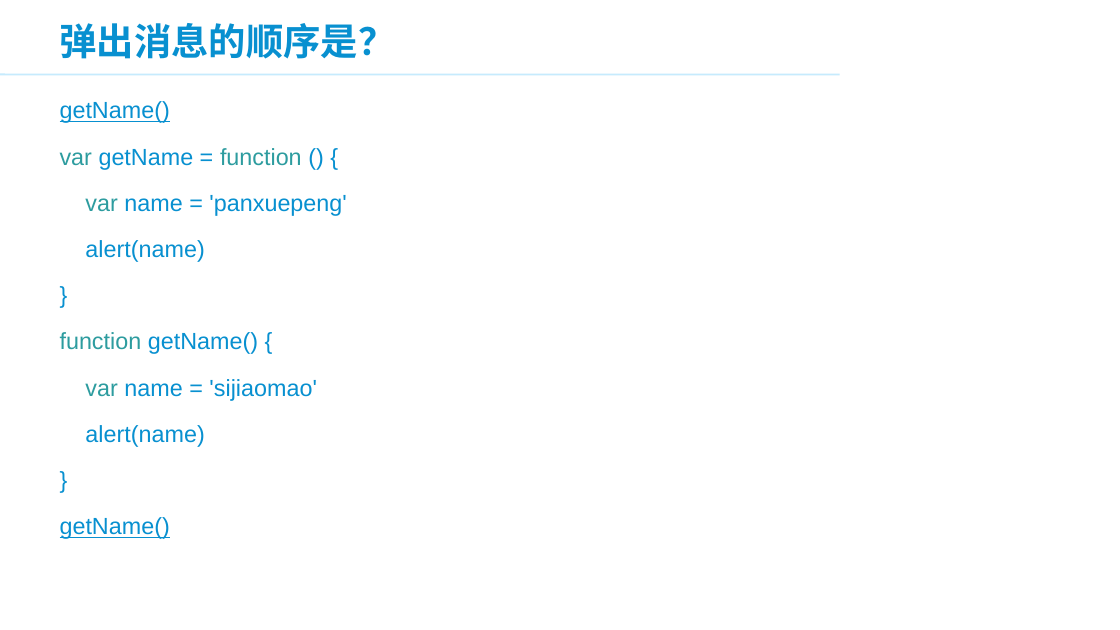
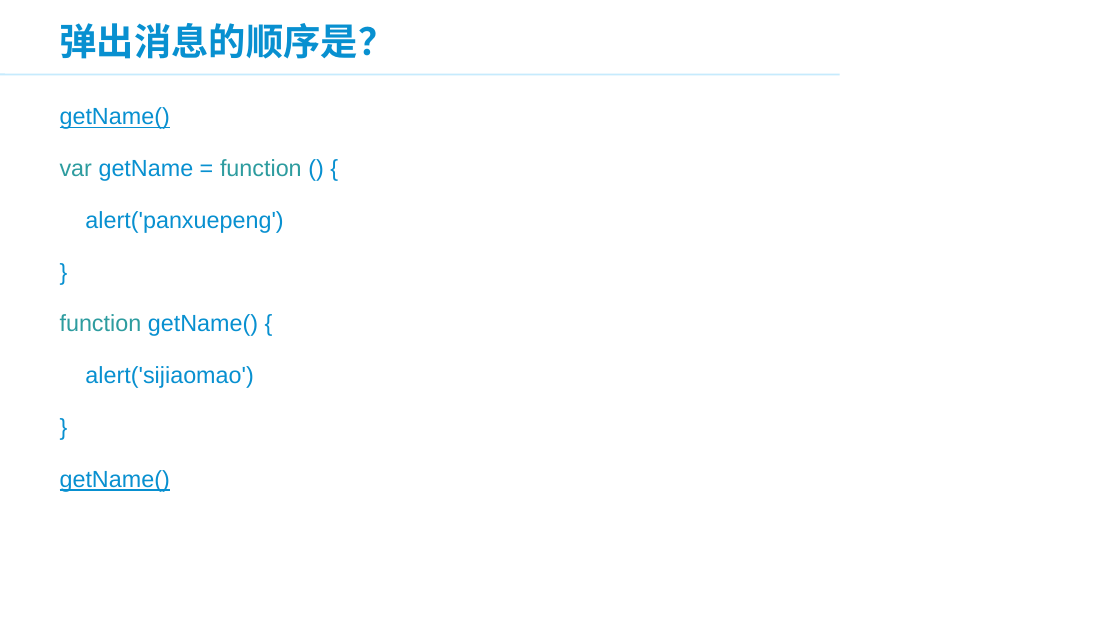
Before and after one commit to panxuepeng/javascript, a slide deck: slide 14 of ppt/3.JavaScript 高级部分.ppt (slide 15 before the commit). Drawn at 1120x630 pixels with LibreOffice and Linux fonts; fonts in the diff are those of the drawing; background and template pictures are left out. Boxes give left, top, right and bottom in pixels: in the first picture for what was removed or moved away, otherwise in the second. Text is boxed around its words. In the diff, an @@ line names an element or a change of style, - is before the commit and + after.

```diff
--- a/ppt/3.JavaScript 高级部分.ppt
+++ b/ppt/3.JavaScript 高级部分.ppt
@@ text at [60, 107, 302, 492]: line spacing 0.9 to 1.1 @@
@@ text at [85, 211, 283, 233]: text changed @@
-var name = 'panxuepeng'
-alert(name)
+alert('panxuepeng')
@@ text at [85, 366, 253, 388]: text changed @@
-var name = 'sijiaomao'
-alert(name)
+alert('sijiaomao')
```
Also in this commit, not shown: 9 other slides changed, 1 slide removed, 16 other files.
